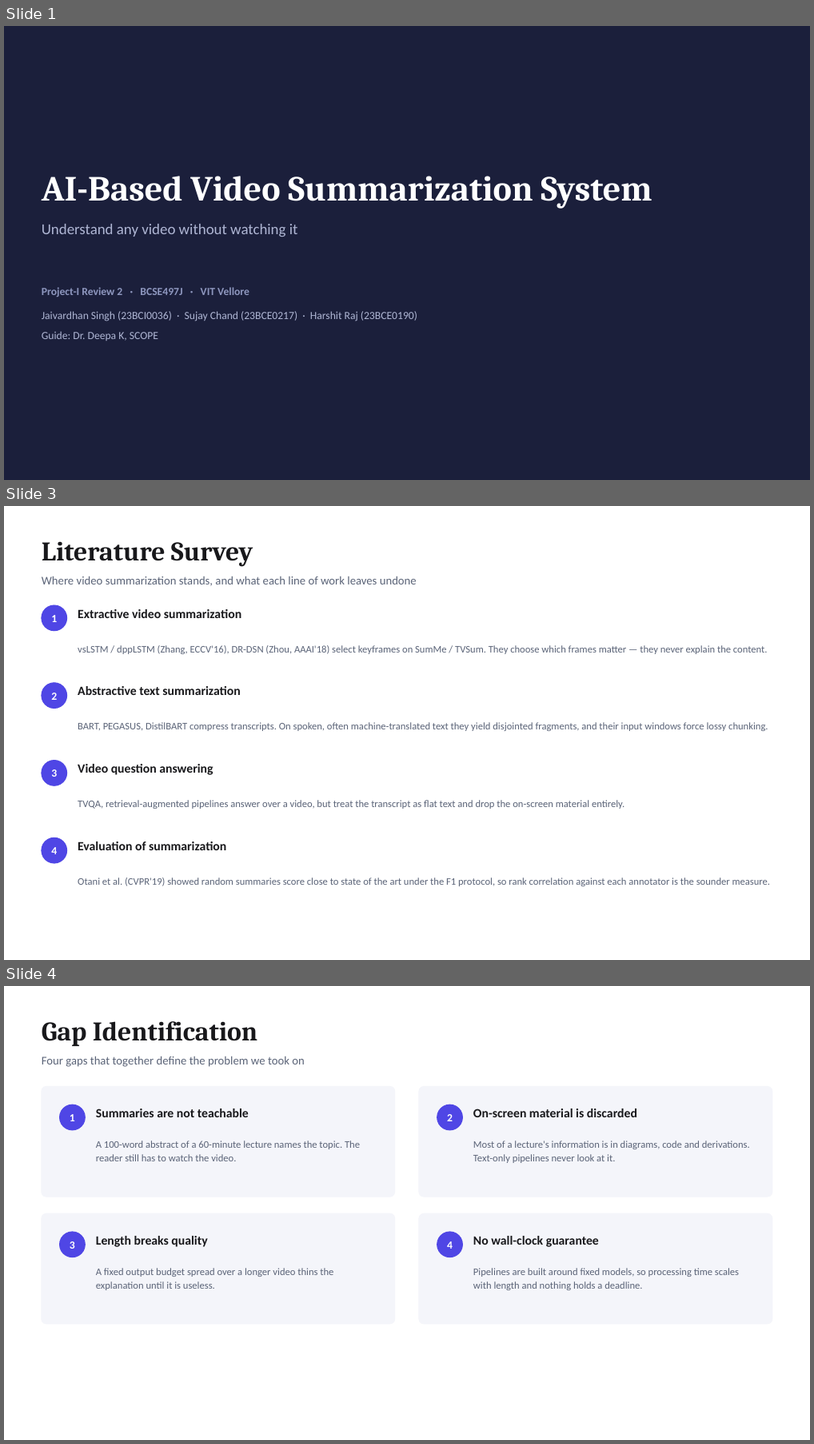
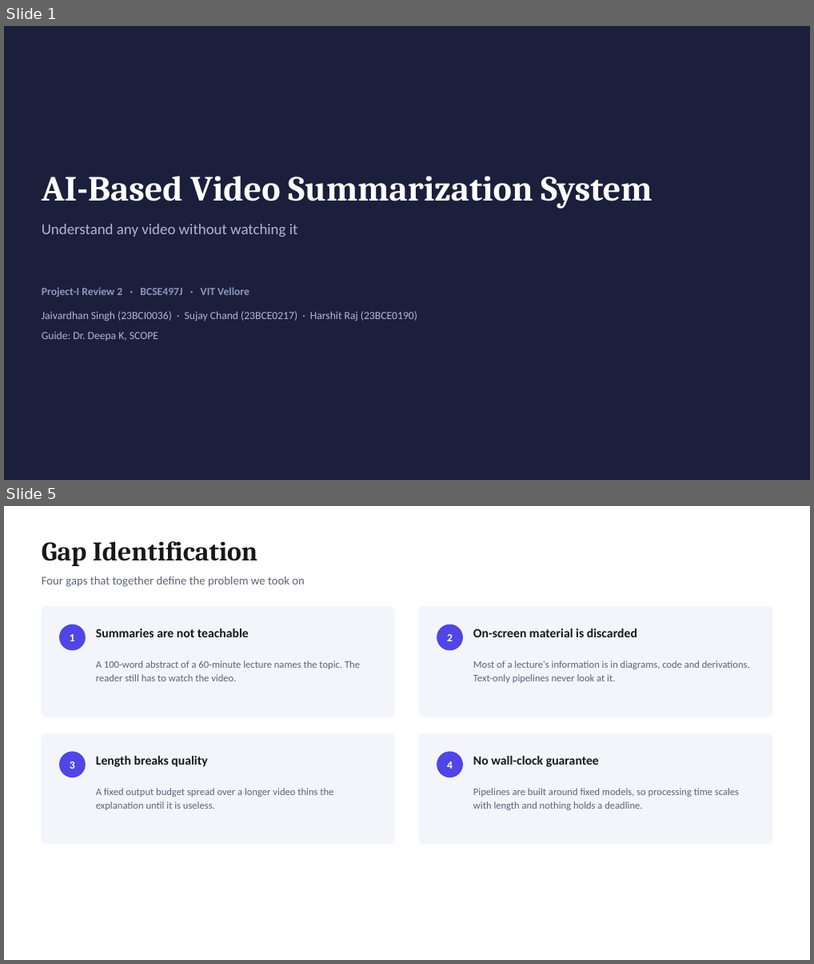
Before and after one commit to JAIVARDHAN1402/AI-Video-Summarizer, a slide deck: Project-I-Review-2.pptx. Shown one above the other, each under a label of ours: slides 1, 3 and 4 before the commit, slides 1 and 5 after it; the slides between them are not shown. The pictures are 814x1444 and 814x964 pixels, drawn with LibreOffice and Linux fonts; fonts in the diff are those of the drawing. Boxes give left, top, right and bottom in pixels: in the first picture for what was removed or moved away, otherwise in the second. Text is boxed around its words. In the diff, an @@ line names an element or a change of style, - is before the commit and + after.

```diff
--- a/Project-I-Review-2.pptx
+++ b/Project-I-Review-2.pptx
@@ slide 3 removed at bbox=[4, 506, 810, 960], background #FFFFFF @@
@@ text removed at bbox=[42, 541, 253, 567] @@
-Literature Survey
@@ text removed at bbox=[42, 576, 417, 586] @@
-Where video summarization stands, and what each line of work leaves undone
@@ ellipse removed at bbox=[42, 605, 67, 631] @@
@@ text removed at bbox=[51, 615, 57, 622] @@
-1
@@ text removed at bbox=[78, 609, 242, 618] @@
-Extractive video summarization
@@ text removed at bbox=[78, 645, 768, 654] @@
-vsLSTM / dppLSTM (Zhang, ECCV'16), DR-DSN (Zhou, AAAI'18) select keyframes on SumMe / TVSum. They choose which frames matter — they never explain the content.
@@ ellipse removed at bbox=[42, 683, 67, 708] @@
@@ text removed at bbox=[51, 692, 57, 700] @@
-2
@@ text removed at bbox=[78, 686, 240, 695] @@
-Abstractive text summarization
@@ text removed at bbox=[78, 722, 768, 731] @@
-BART, PEGASUS, DistilBART compress transcripts. On spoken, often machine-translated text they yield disjointed fragments, and their input windows force lossy chunking.
@@ ellipse removed at bbox=[42, 760, 67, 785] @@
@@ text removed at bbox=[51, 769, 57, 776] @@
-3
@@ text removed at bbox=[78, 764, 213, 775] @@
-Video question answering
@@ text removed at bbox=[78, 800, 625, 808] @@
-TVQA, retrieval-augmented pipelines answer over a video, but treat the transcript as flat text and drop the on-screen material entirely.
@@ ellipse removed at bbox=[42, 837, 67, 863] @@
@@ text removed at bbox=[78, 841, 226, 850] @@
-Evaluation of summarization
@@ text removed at bbox=[51, 847, 57, 854] @@
-4
@@ text removed at bbox=[78, 877, 770, 886] @@
-Otani et al. (CVPR'19) showed random summaries score close to state of the art under the F1 protocol, so rank correlation against each annotator is the sounder measure.
@@ what was slide 4 is now slide 5 @@
```
Also in this commit, not shown: 5 slides added, 3 other slides removed, 16 other files.
